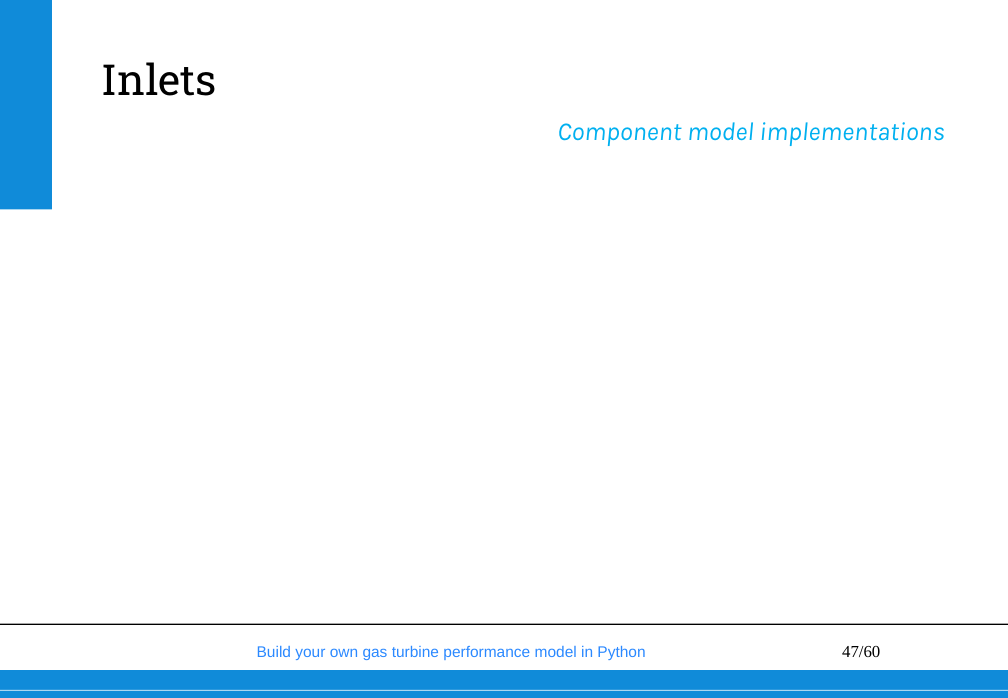
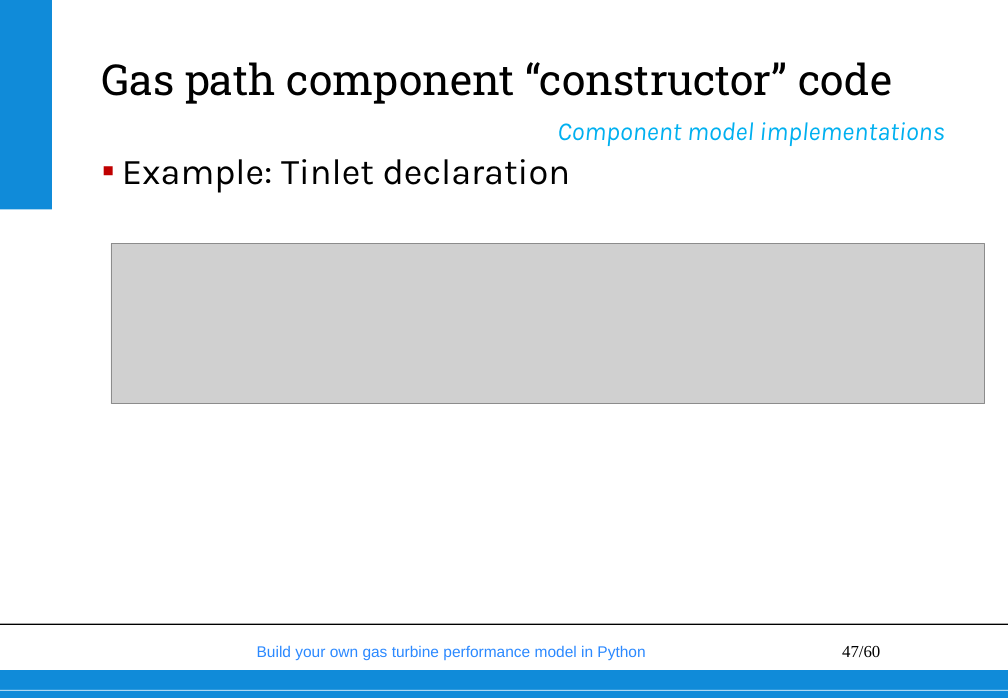
Before and after one commit to wvisser1958/GSPy, a slide deck: slide 47 of doc/Build your own gas turbine performance model from scratch.pptx. Drawn at 1008x698 pixels with LibreOffice and Linux fonts; fonts in the diff are those of the drawing; grey boxes stand for pictures; background and template pictures are left out. Boxes give left, top, right and bottom in pixels: in the first picture for what was removed or moved away, otherwise in the second. Text is boxed around its words. In the diff, an @@ line names an element or a change of style, - is before the commit and + after.

```diff
--- a/doc/Build your own gas turbine performance model from scratch.pptx
+++ b/doc/Build your own gas turbine performance model from scratch.pptx
@@ title at [101,62,892,104]: text changed @@
-Inlets
+Gas path component “constructor” code
@@ text added at [122,159,571,193], 28 pt, text #000000 @@
+▪ Example: Tinlet declaration
@@ picture added at [111,244,985,404] @@
```
Also in this commit, not shown: 5 other slides changed, 12 slides added, 4 slides removed, 2 other files.
